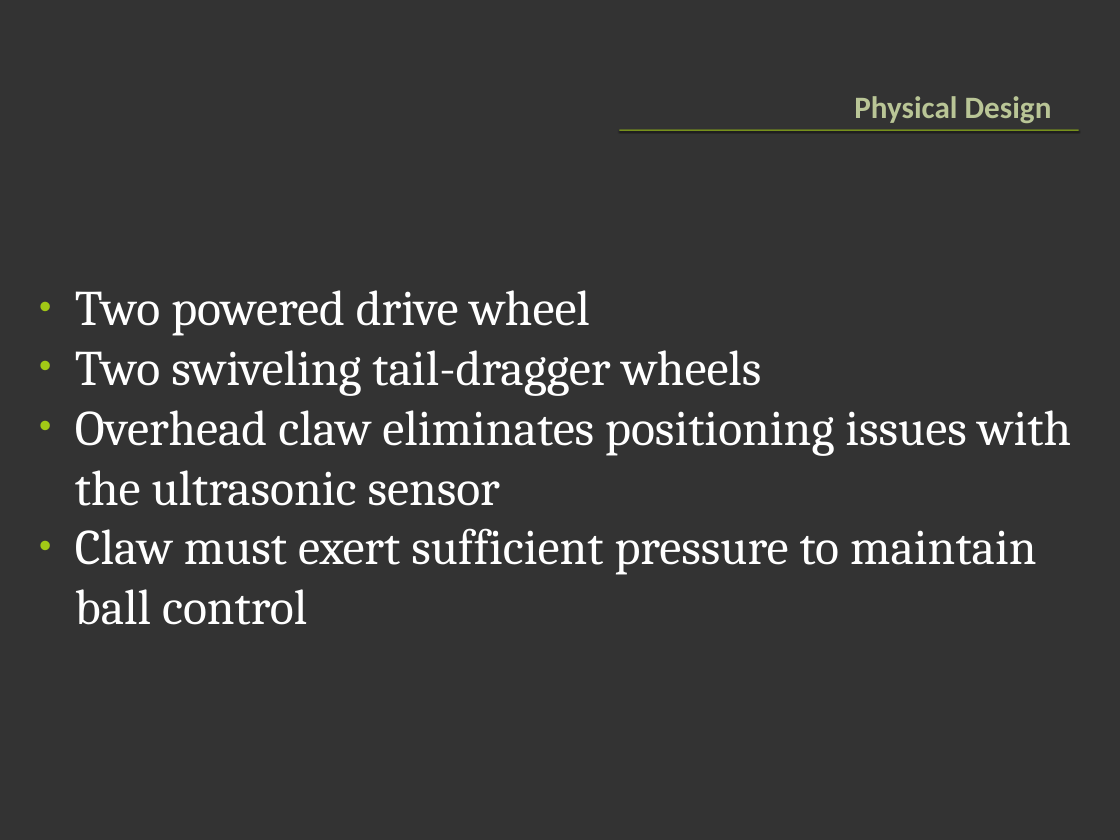
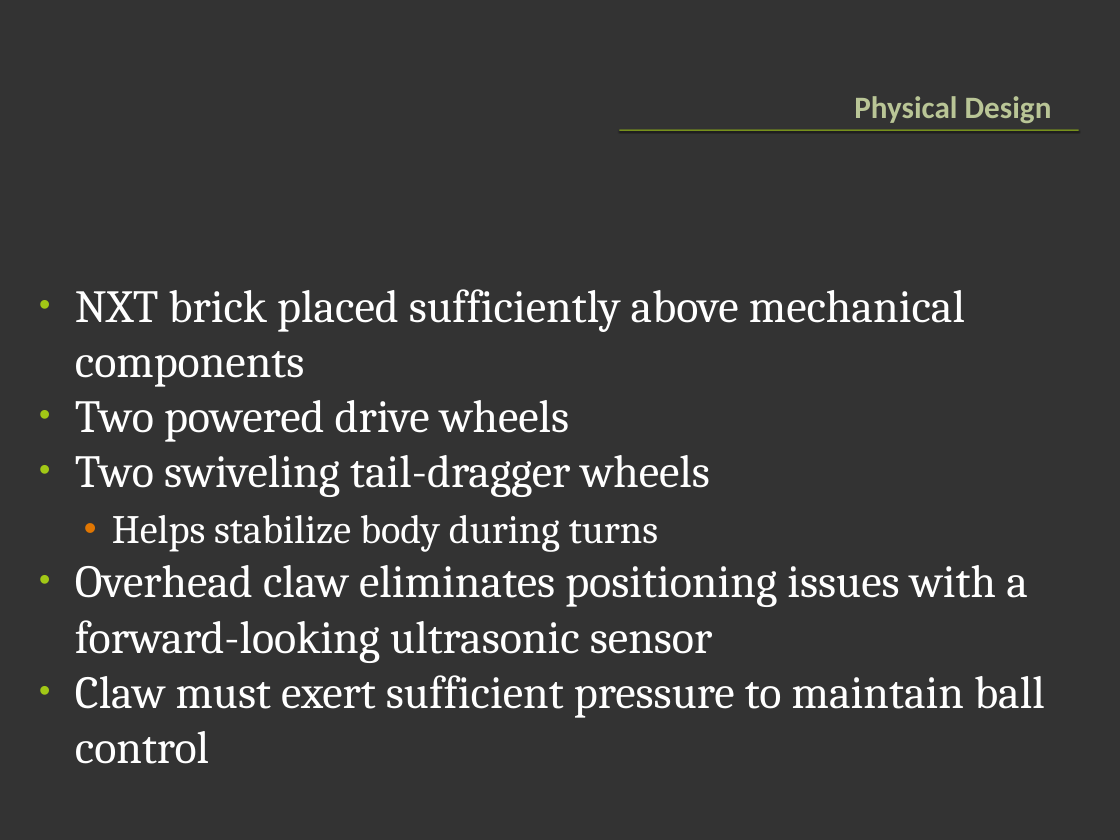
Before and after one commit to greck/0xDEADBEEF, a slide deck: slide 10 of PRES.pptx (slide 9 before the commit). Drawn at 1120x840 pixels with LibreOffice and Linux fonts; fonts in the diff are those of the drawing. Boxes give left, top, right and bottom in pixels: in the first picture for what was removed or moved away, otherwise in the second. Text is boxed around its words. In the diff, an @@ line names an element or a change of style, - is before the commit and + after.

Commit message:
Latest presentation revision.

```diff
--- a/PRES.pptx
+++ b/PRES.pptx
@@ text at [75,289,965,442]: text changed; size 32 to 29.6 pt @@
-• Two powered drive wheel
+• NXT brick placed sufficiently above mechanical components
+• Two powered drive wheels
@@ text at [75,455,1045,764]: size 32 to 29.6 pt in "Two swiveling tail-dragger wheels", "Claw must exert sufficient pressure to maintain ..." @@
@@ text at [75,515,1028,663]: text changed; size 32 to 29.6 pt @@
-• Overhead claw eliminates positioning issues with the ultrasonic sensor
+  • Helps stabilize body during turns
+• Overhead claw eliminates positioning issues with a forward-looking ultrasonic sensor
```
Also in this commit, not shown: 3 other slides changed, 8 slides added, 1 slide removed.
